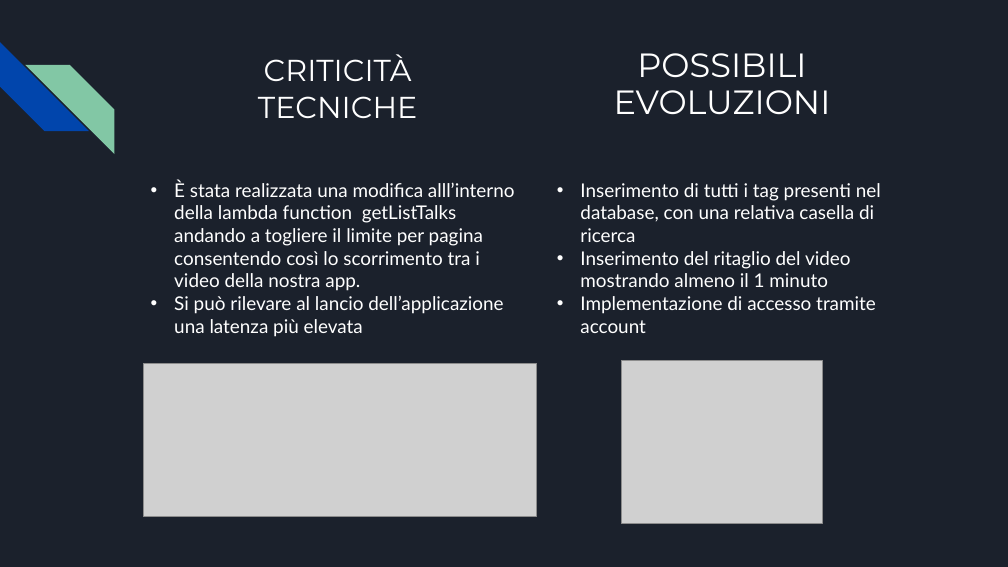
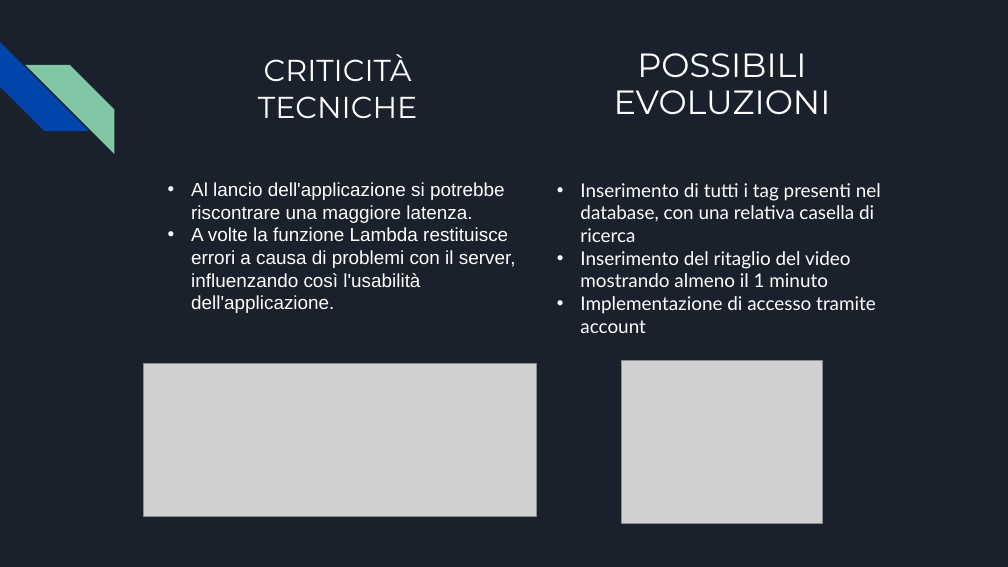
Before and after one commit to Gabriele-Mazzoleni/Progetti_Tec_Cloud_Mobile_2024, a slide deck: slide 12 of Parte 4/Presentazione TedxTok(parte 4).pptx. Drawn at 1008x567 pixels with LibreOffice and Linux fonts; fonts in the diff are those of the drawing; grey boxes stand for pictures. Boxes give left, top, right and bottom in pixels: in the first picture for what was removed or moved away, otherwise in the second. Text is boxed around its words. In the diff, an @@ line names an element or a change of style, - is before the commit and + after.

```diff
--- a/Parte 4/Presentazione TedxTok(parte 4).pptx
+++ b/Parte 4/Presentazione TedxTok(parte 4).pptx
@@ text at [191,182,516,313]: text changed; font Lato to Arial @@
-• È stata realizzata una modifica alll’interno della lambda function getListTalks andando a togliere il limite per pagina consentendo così lo scorrimento tra i video della nostra app.
-• Si può rilevare al lancio dell’applicazione una latenza più elevata
+• Al lancio dell'applicazione si potrebbe riscontrare una maggiore latenza.
+• A volte la funzione Lambda restituisce errori a causa di problemi con il server, influenzando così l'usabilità dell'applicazione.
```
Also in this commit, not shown: 3 other slides changed.
